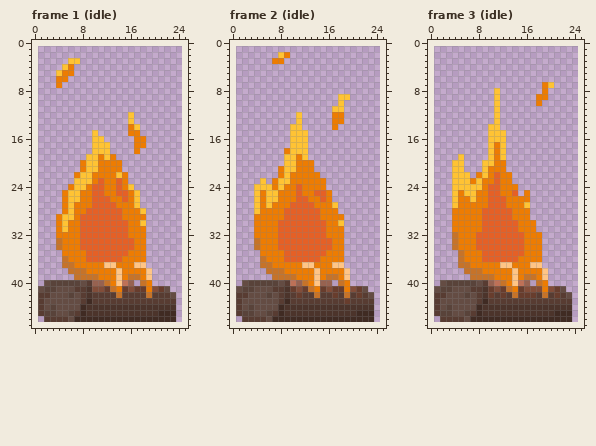
Edited in one commit: pixel-art file (assets/sprites/flameboy.aseprite). The picture above is the old version.
24x46 pixels, 6 frames. Colours within 5 levels of each other are drawn and written as one. Shown: frame 1 (idle), frame 2 (idle), frame 3 (idle). The old version is drawn lined up with the new one, on the new canvas. The commit also changed other frames, which this record leaves out.
Now the later version:
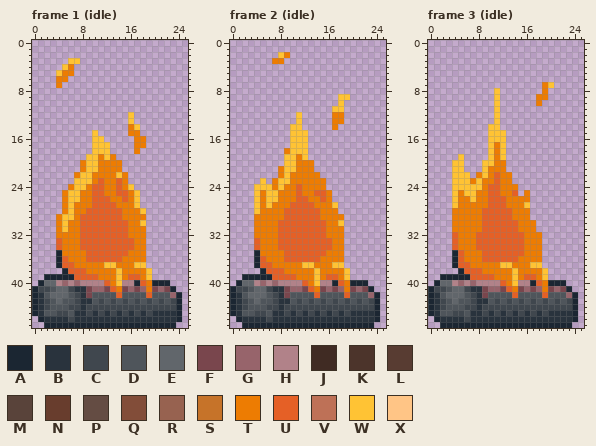
Palette (. is transparent): A #1b2632  B #29333d  C #40474e  D #4f555b  E #61666b  F #79464d  G #97646b  H #b18289  J #402b23  K #4c342b  L #583c32  M #59433a  N #683d2d  P #644c43  Q #824d39  R #976250  S #c67329  T #ed7c02  U #e56026  V #be7157  W #ffc334  X #ffc586
Change:
canvas 24x46 -> 26x48, the old top-left corner now at 1,1
--- frame 1 (idle)
@@ x 0..25 @@
 32 ....TTTTUUUUUUUUTTT.......
-33 ....STTTUUUUUUUUUTT.......
-34 ....STTTUUUUUUUUUTT.......
-35 .....TTTTUUUUUUUTTT.......
-36 .....STTTUUUUUUTTTT.......
-37 .....SSTTTTTXXTTTXX.......
-38 ......SSSTTTTTXTTTTX......
-39 .......SSSSTTTXTSSTX......
-40 ..PMMMMMPLRRSTXVR.ST......
-41 .PMMPPPLLKQQNSTNQNNTQNP...
-42 .LLPPPMPLKLLLLSLLLLSLLLP..
-43 .LPPPPPPLJLLLLLLLLLLLLLL..
-44 .LPMPPPPJKKKKKKKKKKKKKKK..
-45 .LMMPPMLJKKKKKKKKKKKKJJJ..
-46 ..LLLLPJJJJJJJJJJJJJJJJJ..
-47 ..........................
+33 ....UTTTUUUUUUUUUTT.......
+34 ....UTTTUUUUUUUUUTT.......
+35 ....ATTTTUUUUUUUTTT.......
+36 ....AUTTTUUUUUUTTTT.......
+37 ....AUUTTTTTWWTTTWW.......
+38 .....AUUUTTTTTWTTTTW......
+39 ..AAAAAUUUUTTTWTUUTW......
+40 .AEEHGHGHHHHUTWHHAUTAAA...
+41 ACCDEECBBFGGFUTFGFGTFGFA..
+42 ABDEEEDCBFDDDDUDDDDUDDDGA.
+43 ABCDEDDCBBDCDCDCDCDCDCDCA.
+44 ABCDDDCCBCCCCCCCCCCCCCCCA.
+45 ABDDCCDBBCBCBCBCBCBCBBBBA.
+46 .ABBBBCBBBBBBBBBBBBBBBBBA.
+47 ..AAAAAAAAAAAAAAAAAAAAAA..
--- frame 2 (idle)
@@ x 0..25 @@
 32 ....TTTTUUUUUUUUTTT.......
-33 ....STTTUUUUUUUUUTT.......
-34 ....STTTUUUUUUUUUTT.......
-35 .....TTTTUUUUUUUTTT.......
-36 .....STTTUUUUUUTTTT.......
-37 .....SSTTTTTXXTTTXX.......
-38 ......SSSTTTTTXTTTTX......
-39 .......SSSSTTTXTSSTX......
-40 ..PMMMMMPLVRSTXRR.ST......
-41 .PMMPPPLLKNQNSTNQNNTQNP...
-42 .LLPPPMPLKLNLLSLLNLSLNLP..
-43 .LPPPPPPLJLLLLLLLLLNLLLL..
-44 .LPMPPPPJKKKKKKKKKKKKKKK..
-45 .LMMPPMLJKKKKKKKKKKKKJJJ..
-46 ..LLLLPJJJJJJJJJJJJJJJJJ..
-47 ..........................
+33 ....UTTTUUUUUUUUUTT.......
+34 ....UTTTUUUUUUUUUTT.......
+35 ....ATTTTUUUUUUUTTT.......
+36 ....AUTTTUUUUUUTTTT.......
+37 ....AUUTTTTTWWTTTWW.......
+38 .....AUUUTTTTTWTTTTW......
+39 ..AAAAAUUUUTTTWTUUTW......
+40 .AEEHGHGHHHHUTWHHAUTAAA...
+41 ACCDEECBBFGGFUTFGFGTFGFA..
+42 ABDEEEDCBFDDDDUDDDDUDDDGA.
+43 ABCDEDDCBBDCDCDCDCDCDCDCA.
+44 ABCDDDCCBCCCCCCCCCCCCCCCA.
+45 ABDDCCDBBCBCBCBCBCBCBBBBA.
+46 .ABBBBCBBBBBBBBBBBBBBBBBA.
+47 ..AAAAAAAAAAAAAAAAAAAAAA..
--- frame 3 (idle)
@@ x 0..25 @@
 31 ....TTTTTUUUUUUTTT........
-32 ....STTTUUUUUUUUTTT.......
-33 ....STTTUUUUUUUUTTT.......
-34 ....STTTUUUUUUUUTTT.......
-35 .....STTTUUUUUUUTTT.......
-36 .....STTTUUUUUUTTTT.......
-37 .....SSTTTTTXXTTTXX.......
-38 ......SSSTTTTTXTTTTX......
-39 .......SSSSTTTXTSSTX......
-40 ..PMMMMMPLRVSTXVR.ST......
-41 .PMMPPPLLKNQNSTNQQQTQNP...
-42 .LLPPPMPLKNLNLSNNNLSLNLP..
-43 .LPPPPPPLJLLLLLLLLLLLLLL..
-44 .LPMPPPPJKKKKKKKKKKKKKKK..
-45 .LMMPPMLJKKKKKKKKKKKKJJJ..
-46 ..LLLLPJJJJJJJJJJJJJJJJJ..
-47 ..........................
+32 ....UTTTUUUUUUUUTTT.......
+33 ....UTTTUUUUUUUUTTT.......
+34 ....UTTTUUUUUUUUTTT.......
+35 ....AUTTTUUUUUUUTTT.......
+36 ....AUTTTUUUUUUTTTT.......
+37 ....AUUTTTTTWWTTTWW.......
+38 .....AUUUTTTTTWTTTTW......
+39 ..AAAAAUUUUTTTWTUUTW......
+40 .AEEHGHGHHHHUTWHHAUTAAA...
+41 ACCDEECBBFGGFUTFGFGTFGFA..
+42 ABDEEEDCBFDDDDUDDDDUDDDGA.
+43 ABCDEDDCBBDCDCDCDCDCDCDCA.
+44 ABCDDDCCBCCCCCCCCCCCCCCCA.
+45 ABDDCCDBBCBCBCBCBCBCBBBBA.
+46 .ABBBBCBBBBBBBBBBBBBBBBBA.
+47 ..AAAAAAAAAAAAAAAAAAAAAA..
